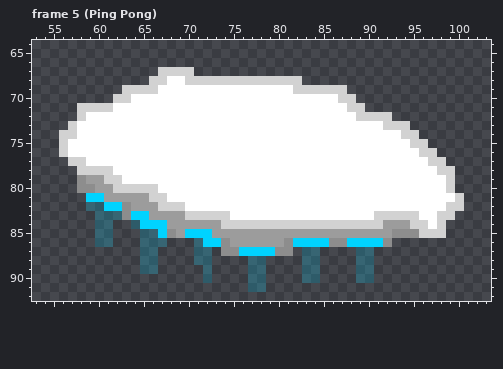
Edited in one commit: pixel-art file (ffegx_sprites/Player Blue Thruster Right/player_blue_thruster_extended.aseprite). Above, as it was before the edit.
105x130 pixels, 5 frames. Shown: frame 5 (Ping Pong): x 53..103, y 64..92. The commit also changed other frames, which this record leaves out.
Once edited:
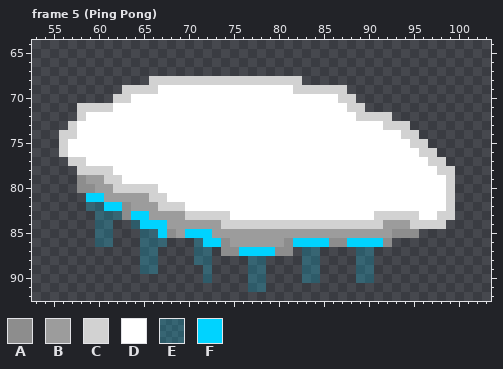
Palette (. is transparent): A #8d8d8d  B #9c9c9c  C #d2d2d2  D #ffffff  E #00d3ff35  F #00d3ff
Edits made:
Changed rows in their new state; - is an unchanged pixel.
Frame 5 (Ping Pong), layer "Thruster":
first column x 67:
67 ....
68 -CC-
first column x 96:
81 ---C.
82 ----.
84 -C---
85 ...--
Boxes around the changes in both pictures, in picture pixels (x1, y1, x2, y2):
changed: (158, 67, 194, 85)
changed: (419, 193, 464, 238)
